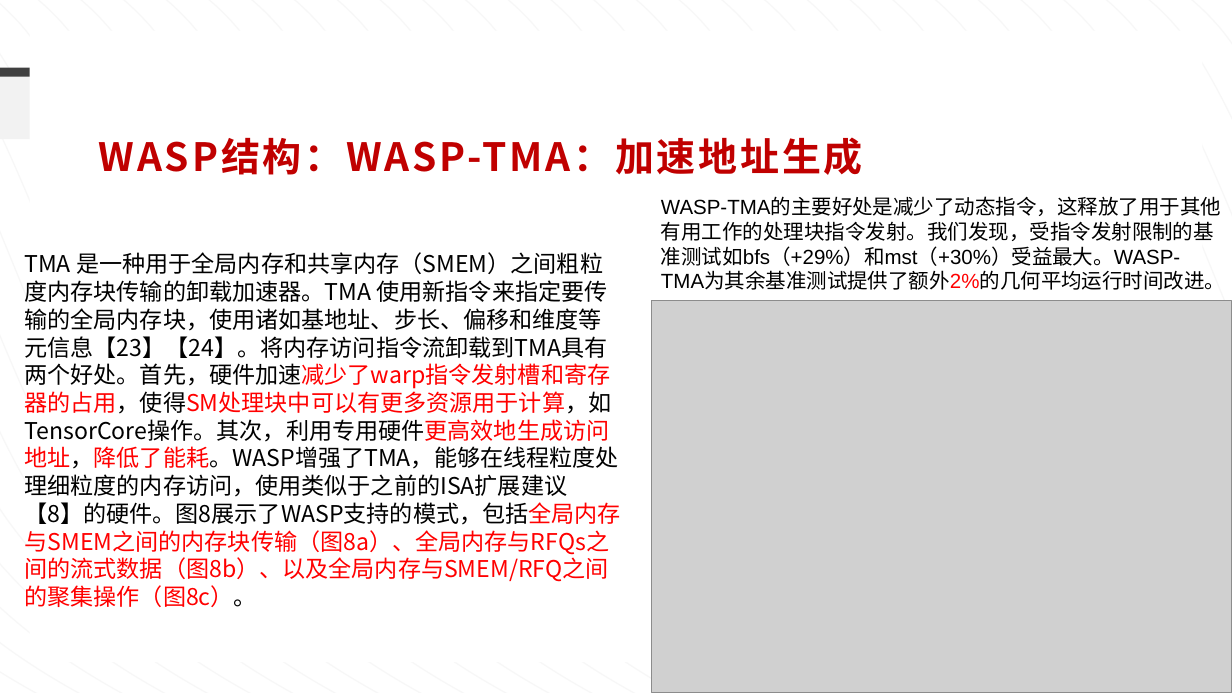
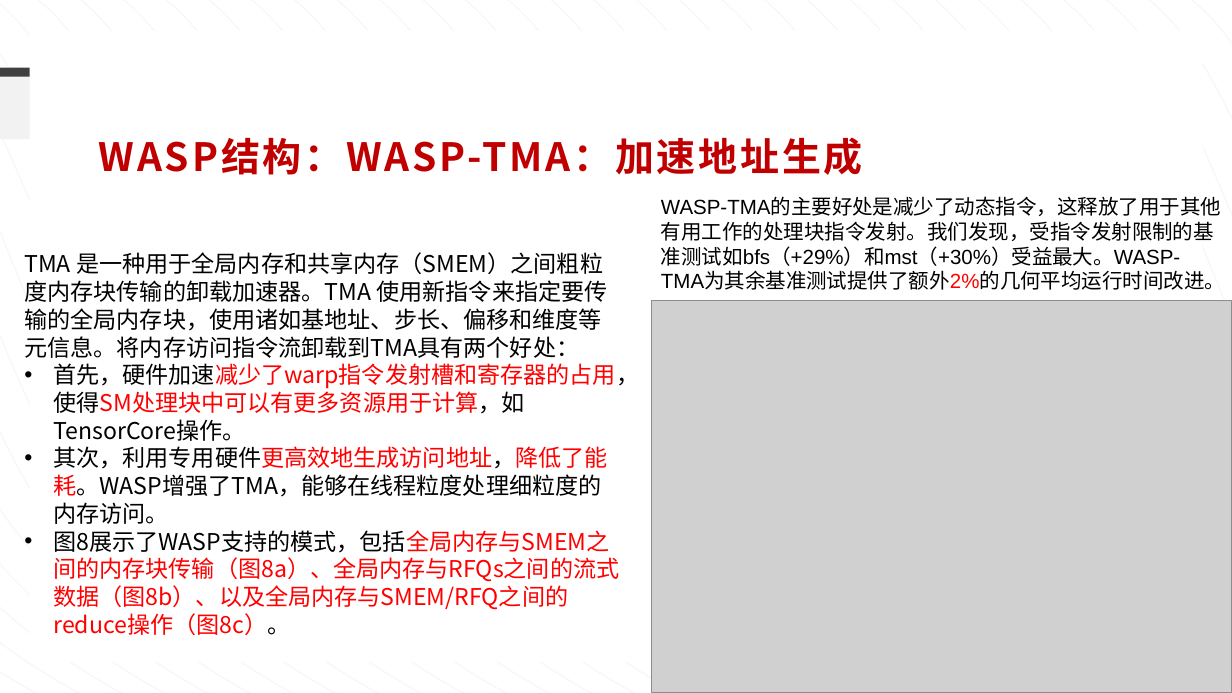
Before and after one commit to ziyuhuang123/dataflow_code, a slide deck: slide 16 of weekly_report/组会-0913.pptx (slide 19 before the commit). Drawn at 1232x693 pixels with LibreOffice and Linux fonts; fonts in the diff are those of the drawing; grey boxes stand for pictures. Boxes give left, top, right and bottom in pixels: in the first picture for what was removed or moved away, otherwise in the second. Text is boxed around its words. In the diff, an @@ line names an element or a change of style, - is before the commit and + after.

```diff
--- a/weekly_report/组会-0913.pptx
+++ b/weekly_report/组会-0913.pptx
@@ text at bbox=[24, 252, 639, 635]: text changed @@
-TMA 是一种用于全局内存和共享内存（SMEM）之间粗粒度内存块传输的卸载加速器。TMA 使用新指令来指定要传输的全局内存块，使用诸如基地址、步长、偏移和维度等元信息【23】【24】。将内存访问指令流卸载到TMA具有两个好处。首先，硬件加速减少了warp指令发射槽和寄存器的占用，使得SM处理块中可以有更多资源用于计算，如TensorCore操作。其次，利用专用硬件更高效地生成访问地址，降低了能耗。WASP增强了TMA，能够在线程粒度处理细粒度的内存访问，使用类似于之前的ISA扩展建议【8】的硬件。图8展示了WASP支持的模式，包括全局内存与SMEM之间的内存块传输（图8a）、全局内存与RFQs之间的流式数据（图8b）、以及全局内存与SMEM/RFQ之间的聚集操作（图8c）。
+TMA 是一种用于全局内存和共享内存（SMEM）之间粗粒度内存块传输的卸载加速器。TMA 使用新指令来指定要传输的全局内存块，使用诸如基地址、步长、偏移和维度等元信息。将内存访问指令流卸载到TMA具有两个好处：
+• 首先，硬件加速减少了warp指令发射槽和寄存器的占用，使得SM处理块中可以有更多资源用于计算，如TensorCore操作。
+• 其次，利用专用硬件更高效地生成访问地址，降低了能耗。WASP增强了TMA，能够在线程粒度处理细粒度的内存访问。
+• 图8展示了WASP支持的模式，包括全局内存与SMEM之间的内存块传输（图8a）、全局内存与RFQs之间的流式数据（图8b）、以及全局内存与SMEM/RFQ之间的reduce操作（图8c）。
```
Also in this commit, not shown: 14 other slides changed, 2 slides added, 6 slides removed, 19 other files.
